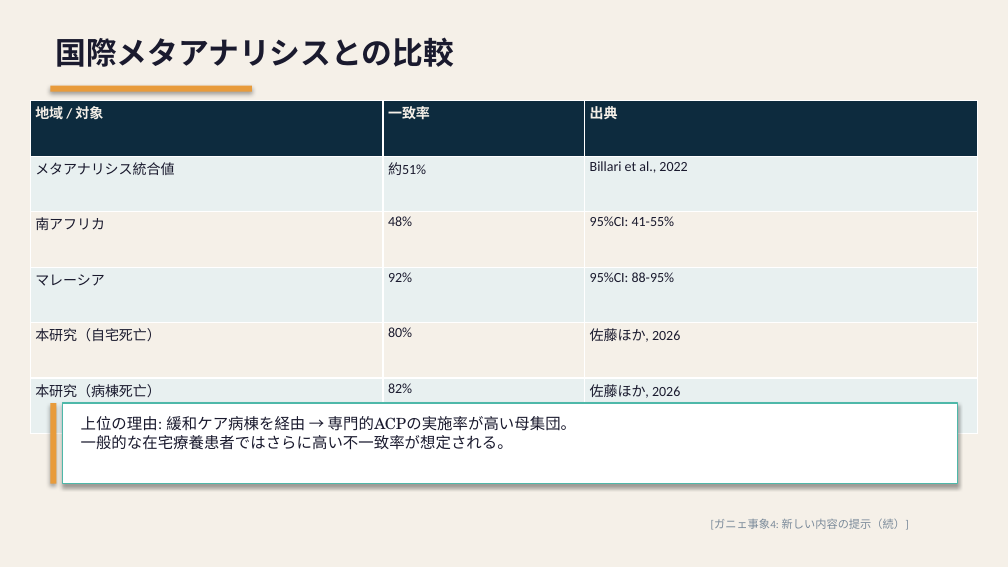
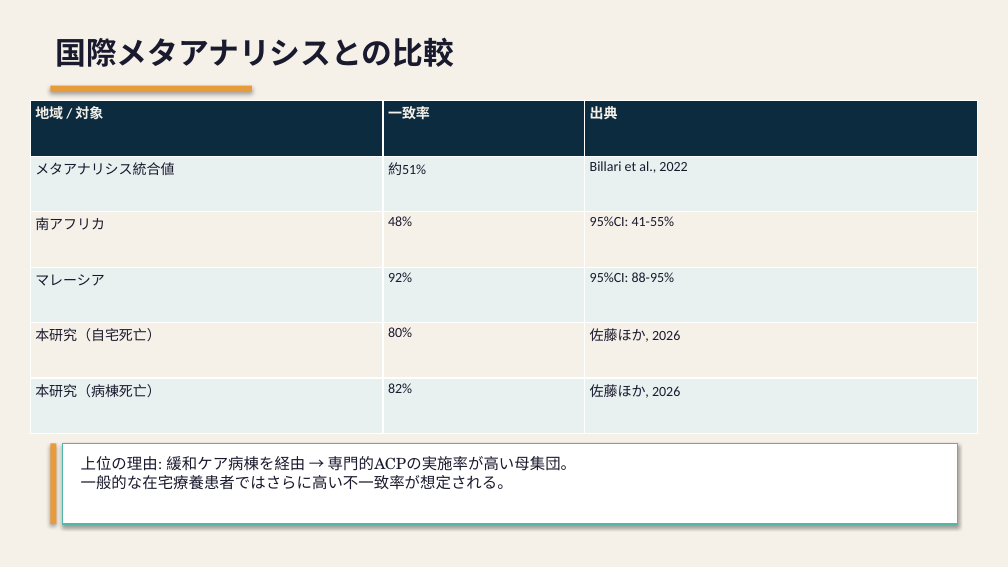
Before and after one commit to Tama831/ai-agent-team-materials, a slide deck: slide 6 of output/education/2026-03-30_palliative-home-death-concordance/palliative-home-death-concordance_slides_residents.pptx. Drawn at 1008x567 pixels with LibreOffice and Linux fonts; fonts in the diff are those of the drawing. Boxes give left, top, right and bottom in pixels: in the first picture for what was removed or moved away, otherwise in the second. Text is boxed around its words. In the diff, an @@ line names an element or a change of style, - is before the commit and + after.

```diff
--- a/output/education/2026-03-30_palliative-home-death-concordance/palliative-home-death-concordance_slides_residents.pptx
+++ b/output/education/2026-03-30_palliative-home-death-concordance/palliative-home-death-concordance_slides_residents.pptx
@@ 2 rectangles, 1 text: place and size @@
-2 rectangles, 1 text at box(50, 403, 958, 484)
+2 rectangles, 1 text at box(50, 444, 958, 524)
@@ text removed at box(711, 518, 909, 530) @@
-[ガニェ事象4: 新しい内容の提示（続）]
```
Also in this commit, not shown: 9 other slides changed, 4 other files.
